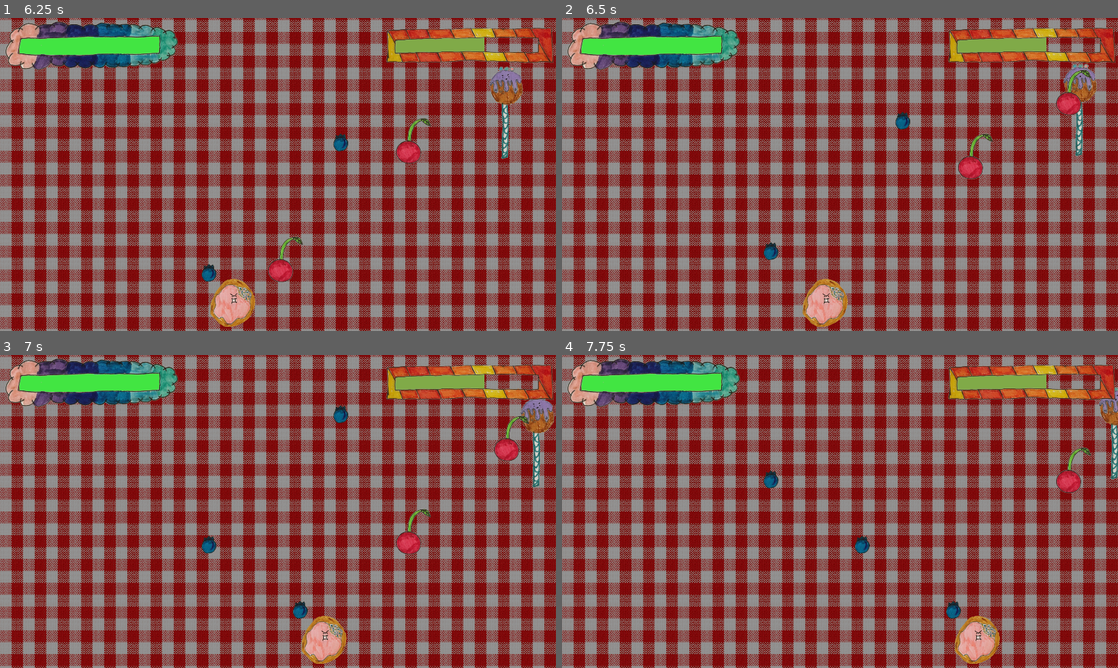
Above: before the commit, frames 1-4 (two rows, left to right).
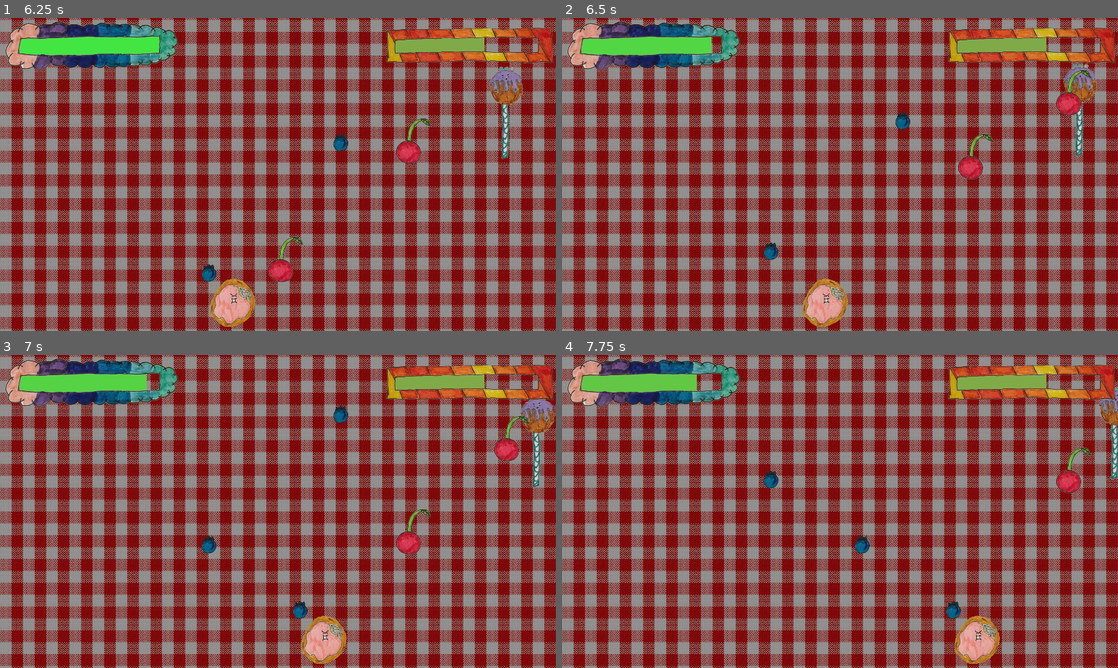
Above: after the commit, the same moments.

Repository: sdt/cake-invaders
Game: Godot game, scene res://Game.tscn
The game is run twice, just before and just after one commit, with the same random seed, the same clock (stepped at 60 frames per second) and the same inputs.
Inputs:
- Up to frame 1 (6.25 s): hold Right 0.53-1.28 s; tap Space at 0.77, 1.52, 3.02, 3.77, 4.52, 6.02 s; hold Left 1.28-2.03 s; hold Right 2.03-3.53 s; hold Left 3.53-5.78 s; hold Right from 5.78 s (still down)
- Up to frame 2 (6.5 s): keep holding Right
- Up to frame 3 (7 s): keep holding Right; tap Space at 6.77 s
- Up to frame 4 (7.75 s): keep holding Right; tap Space at 7.52 s

Frame 1 is identical in both runs. In frame 2, 0.1% of the frame differs, in the area x 26-29%, y 5-12%; in frame 3, 0.1%; in frame 4, 1.3%, in the area x 3-29%, y 5-12%.

Commit message:
Attach player healthbar

Diff:
--- a/Game.gd
+++ b/Game.gd
@@ -58,7 +58,7 @@
 
 func initLevel(type):
 	currentLevel = type.instance()
-	currentLevel.player = player
+	currentLevel.setPlayer(player)
 	var message = $Message
 	message.text = currentLevel.message
 	message.visible = true
--- a/GameLevel.gd
+++ b/GameLevel.gd
@@ -4,7 +4,6 @@
 
 export(bool) var hasPlayer = true;
 
-var player
 var enemy
 
 func _ready():
@@ -13,5 +12,8 @@
 			enemy = child
 			enemy.healthBar = $HealthBars/EnemyHealthBar
 
+func setPlayer(player):
+	player.healthBar = $HealthBars/PlayerHealthBar
+
 func isFinished():
 	return enemy.currentHealth <= 0
--- a/Player.gd
+++ b/Player.gd
@@ -8,10 +8,13 @@
 var fireButtonDown = false
 const Bullet = preload("res://Bullet.tscn")
 const gameObjectType = "Player"
+var healthBar
+var maxHealth = 100
+var health = maxHealth
 
 # Called when the node enters the scene tree for the first time.
 func _ready():
-	pass # Replace with function body.
+	$Area2D.connect("area_entered", self, "hit")
 
 # Called every frame. 'delta' is the elapsed time since the previous frame.
 func _process(delta):
@@ -41,3 +44,16 @@
 	bullet.position = position
 	bullet.position.y = bullet.position.y - 40
 	get_parent().add_child(bullet)
+
+func hit(object):
+	var what = object.get_parent()
+	if what is HomingMissile:
+		updateHealth(5)
+	elif what is Bomb:
+		updateHealth(12)
+
+func updateHealth(damage):
+	health -= damage
+	if health < 0:
+		health = 0
+	healthBar.setValue(health, maxHealth)
